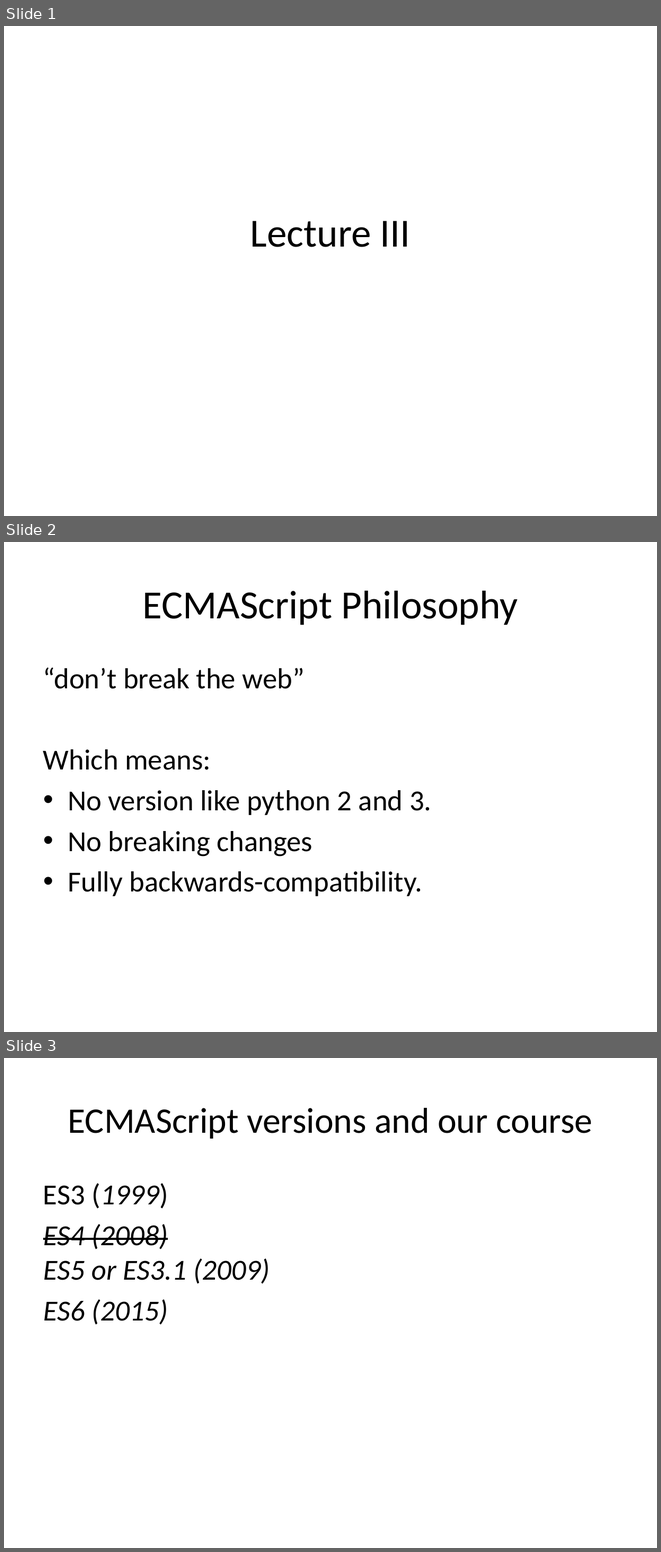
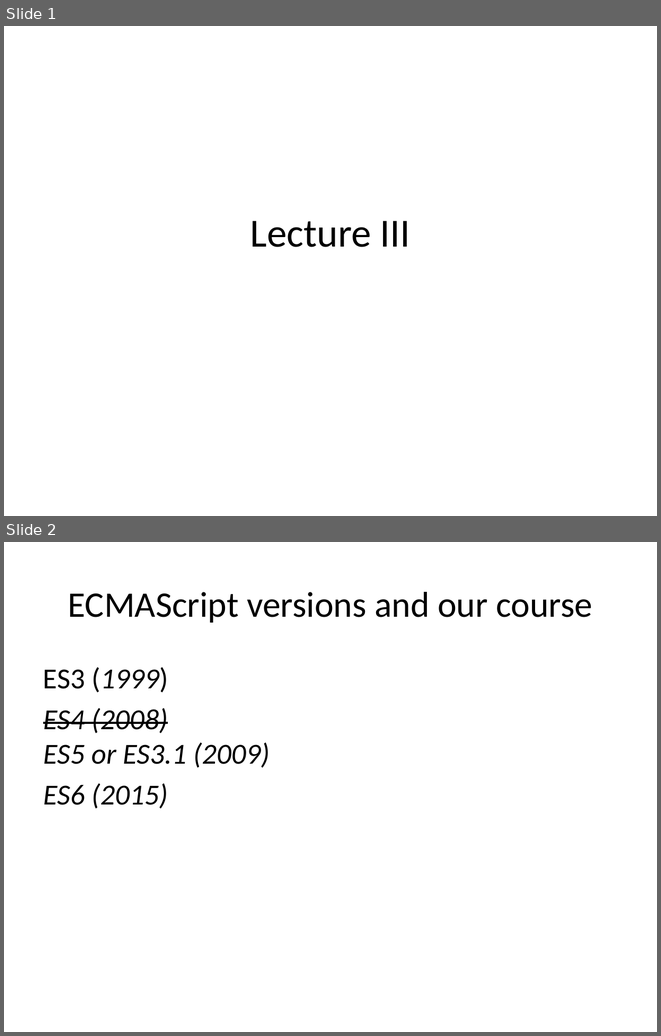
Before and after one commit to dzmitry-varabei/front-end-course, a slide deck: lecture-3-recap-scope/scope.pptx. Shown one above the other, each under a label of ours: slides 1, 2 and 3 before the commit, slides 1 and 2 after it. The pictures are 661x1552 and 661x1036 pixels, drawn with LibreOffice and Linux fonts; fonts in the diff are those of the drawing. Boxes give left, top, right and bottom in pixels: in the first picture for what was removed or moved away, otherwise in the second. Text is boxed around its words. In the diff, an @@ line names an element or a change of style, - is before the commit and + after.

```diff
--- a/lecture-3-recap-scope/scope.pptx
+++ b/lecture-3-recap-scope/scope.pptx
@@ slide 2 removed at (x1=4, y1=542, x2=657, y2=1032), background #FFFFFF @@
@@ title removed at (x1=142, y1=590, x2=518, y2=625) @@
-ECMAScript Philosophy
@@ text removed at (x1=43, y1=667, x2=432, y2=896) @@
-“don’t break the web”
-Which means:
-• No version like python 2 and 3.
-• No breaking changes
-• Fully backwards-compatibility.
@@ what was slide 3 is now slide 2 @@
```
Also in this commit, not shown: 4 other files.
